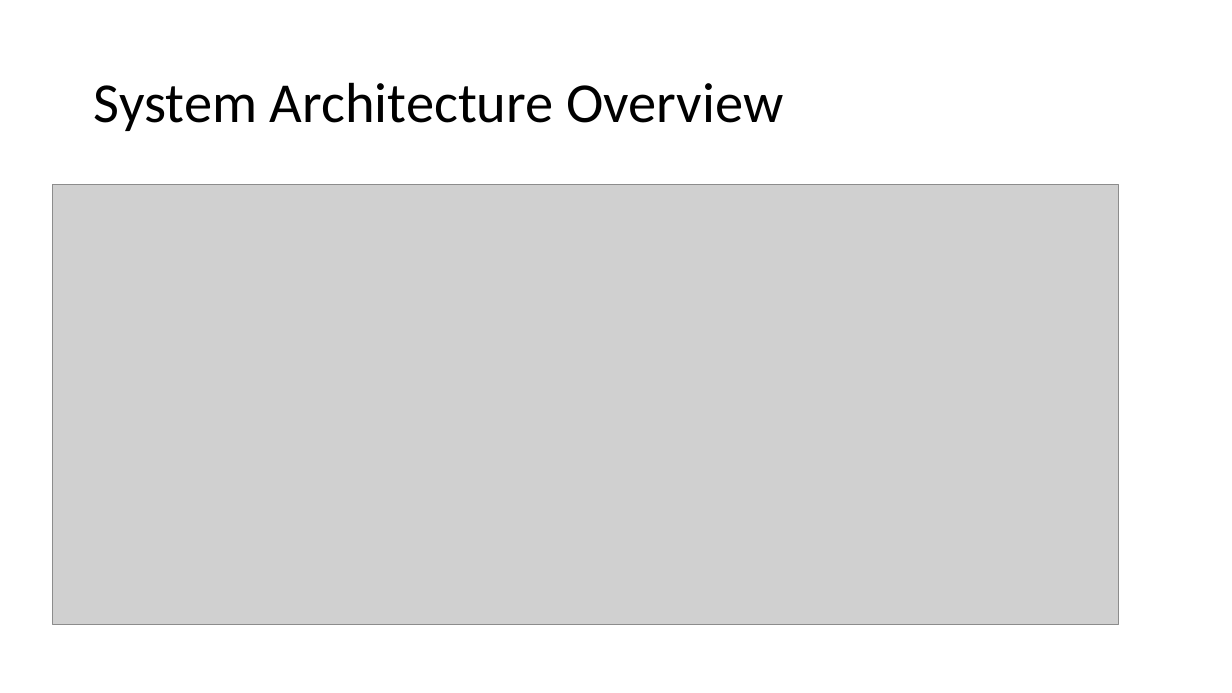
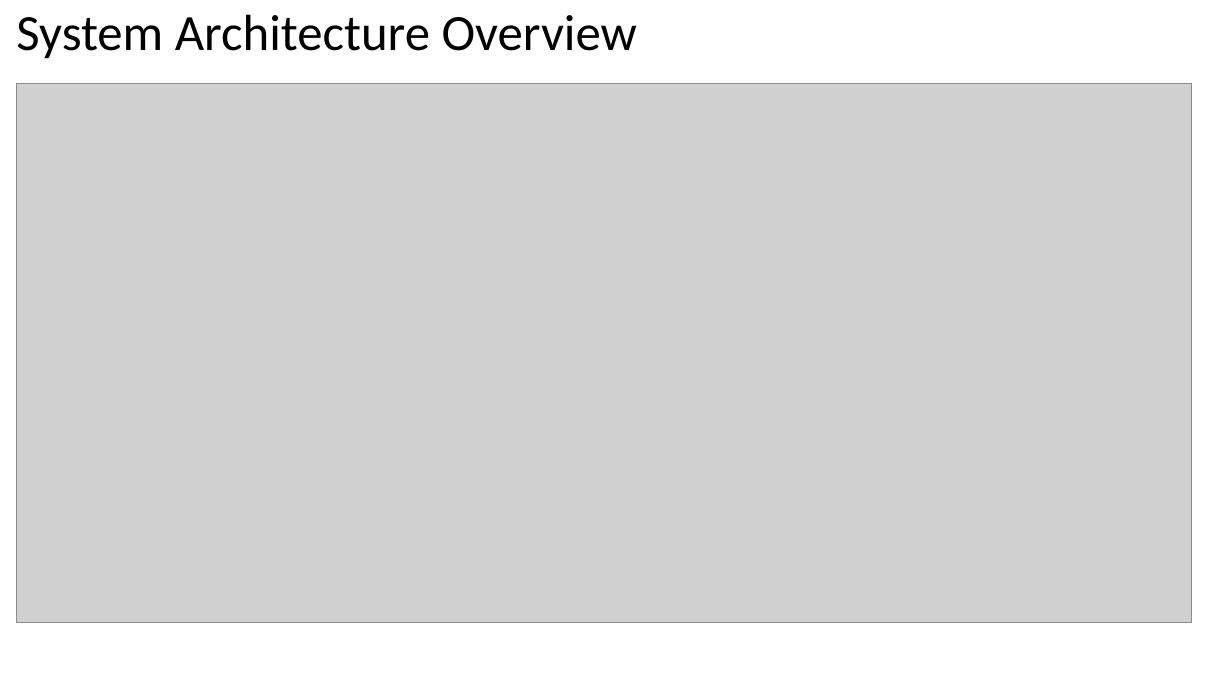
Before and after one commit to debashismohanty/crud, a slide deck: slide 8 of Presentation RMCH Unit.pptx. Drawn at 1232x693 pixels with LibreOffice and Linux fonts; fonts in the diff are those of the drawing; grey boxes stand for pictures. Boxes give left, top, right and bottom in pixels: in the first picture for what was removed or moved away, otherwise in the second. Text is boxed around its words. In the diff, an @@ line names an element or a change of style, - is before the commit and + after.

```diff
--- a/Presentation RMCH Unit.pptx
+++ b/Presentation RMCH Unit.pptx
@@ title "System Architecture Overview" moved from (x1=94, y1=82, x2=783, y2=131) to (x1=16, y1=14, x2=637, y2=59) @@
@@ title "System Architecture Overview" at (x1=16, y1=14, x2=637, y2=59): size 44 to 39.6 pt @@
@@ picture resized from (x1=53, y1=185, x2=1119, y2=625) to (x1=17, y1=83, x2=1192, y2=623) @@
```
Also in this commit, not shown: 8 other slides changed, 4 slides added.
